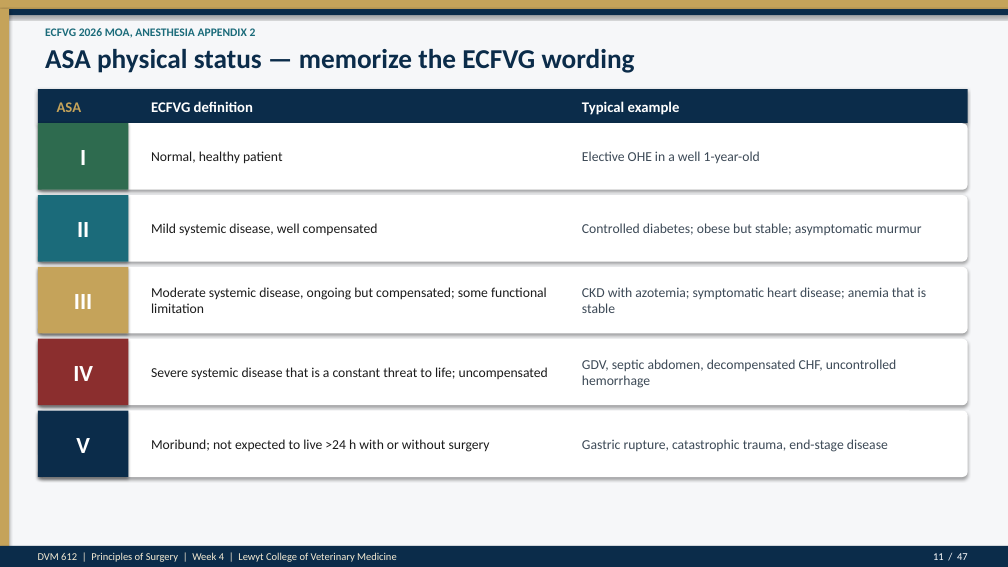
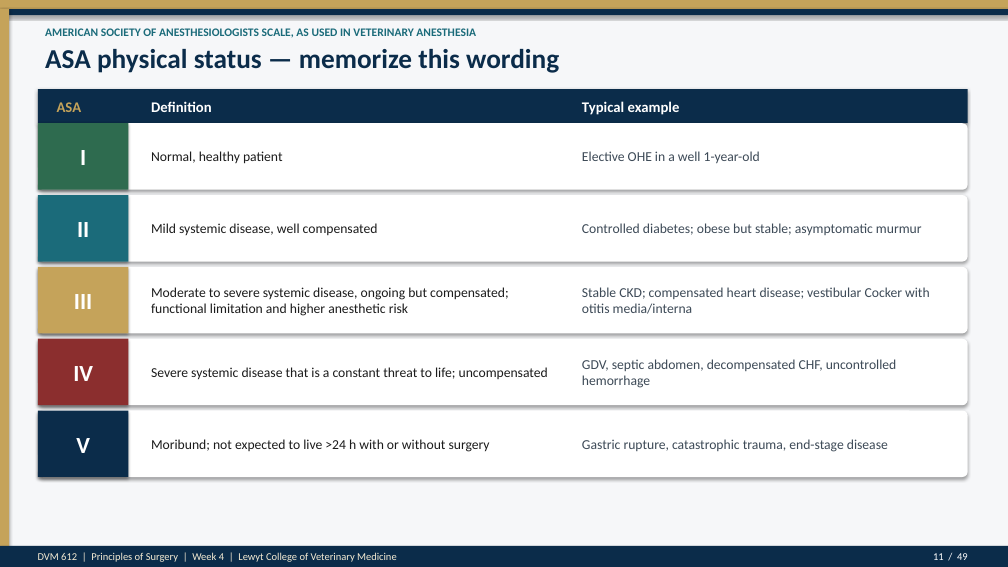
Before and after one commit to drkimvet/happycare, a slide deck: slide 11 of lectures/DVM-612_Week4_Preop_PatientPrep_Postop.pptx. Drawn at 1008x567 pixels with LibreOffice and Linux fonts; fonts in the diff are those of the drawing. Boxes give left, top, right and bottom in pixels: in the first picture for what was removed or moved away, otherwise in the second. Text is boxed around its words. In the diff, an @@ line names an element or a change of style, - is before the commit and + after.

```diff
--- a/lectures/DVM-612_Week4_Preop_PatientPrep_Postop.pptx
+++ b/lectures/DVM-612_Week4_Preop_PatientPrep_Postop.pptx
@@ text at [45, 28, 476, 38]: text changed @@
-ECFVG 2026 MOA, ANESTHESIA APPENDIX 2
+AMERICAN SOCIETY OF ANESTHESIOLOGISTS SCALE, AS USED IN VETERINARY ANESTHESIA
@@ text at [45, 49, 559, 73]: text changed @@
-ASA physical status — memorize the ECFVG wording
+ASA physical status — memorize this wording
@@ text at [151, 101, 212, 112]: text changed @@
-ECFVG definition
+Definition
@@ text at [151, 287, 508, 316]: text changed @@
-Moderate systemic disease, ongoing but compensated; some functional limitation
+Moderate to severe systemic disease, ongoing but compensated; functional limitation and higher anesthetic risk
@@ text at [582, 287, 930, 314]: text changed @@
-CKD with azotemia; symptomatic heart disease; anemia that is stable
+Stable CKD; compensated heart disease; vestibular Cocker with otitis media/interna
```
Also in this commit, not shown: 46 other slides changed, 2 slides added, 2 other files.
